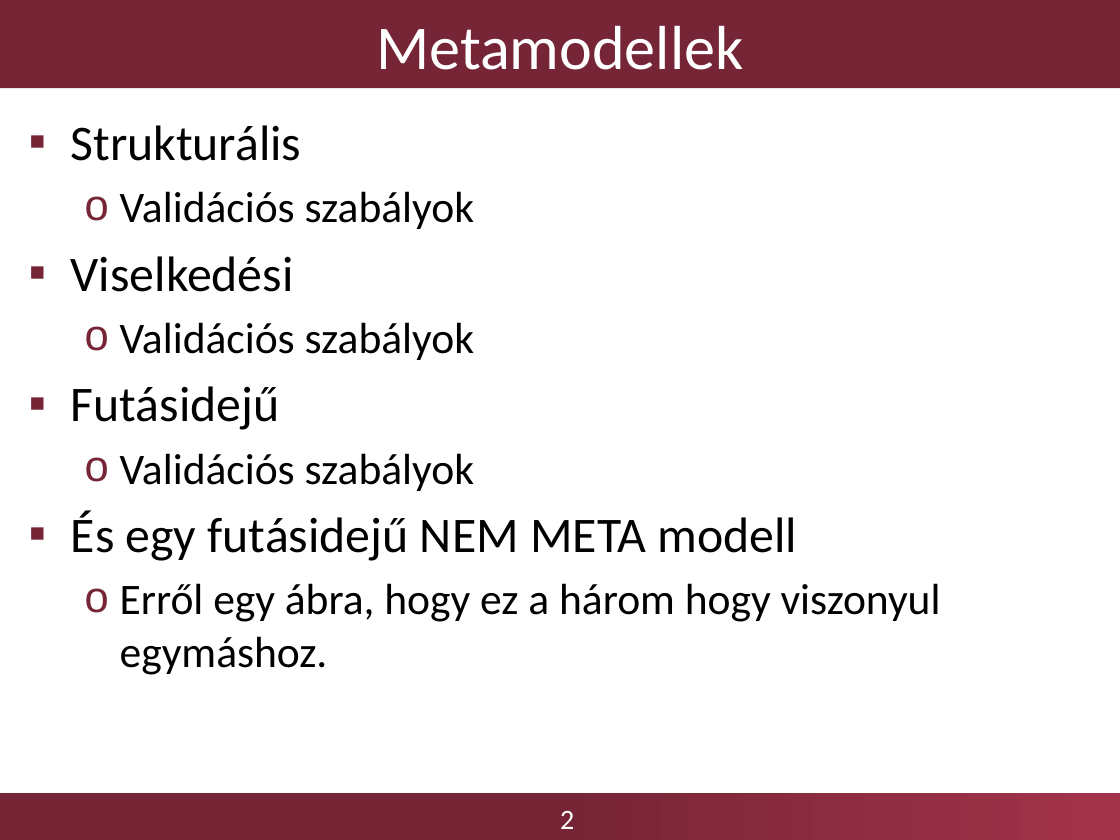
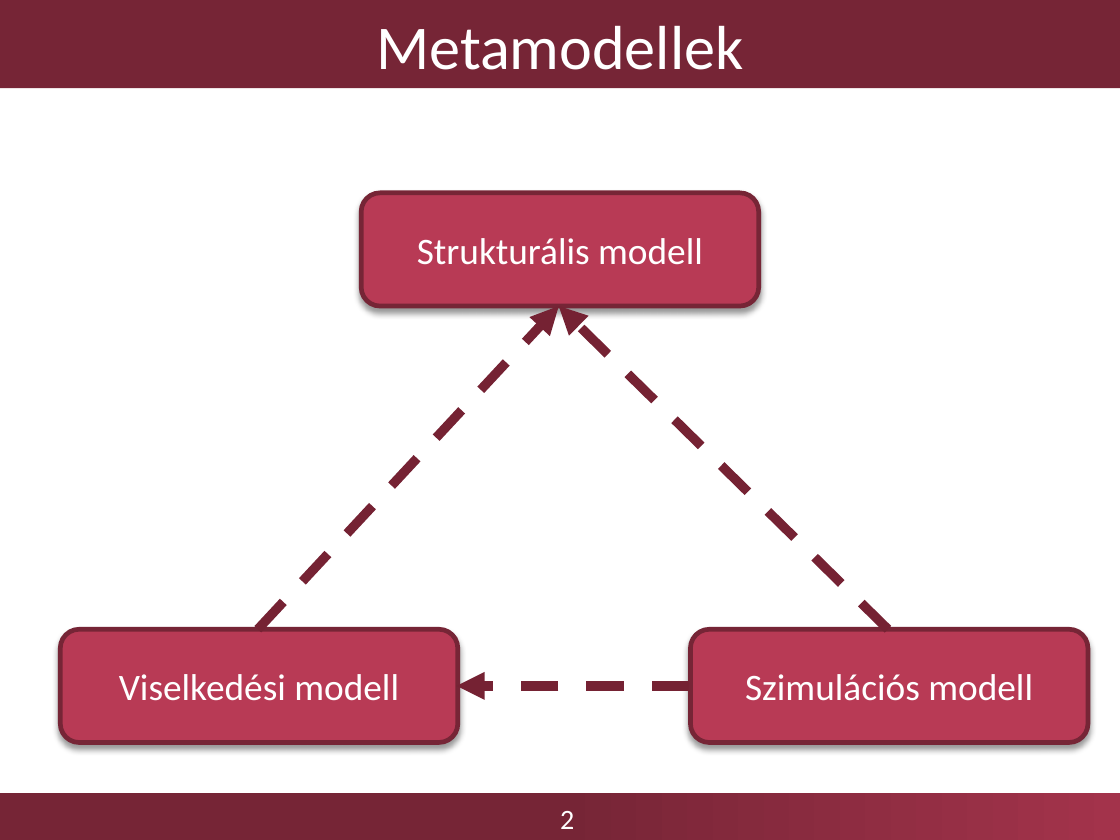
Before and after one commit to FTSRG-MDSD/MDSD-2016-kortargyalo, a slide deck: slide 2 of Presentations/01/mdsd1.pptx. Drawn at 1120x840 pixels with LibreOffice and Linux fonts; fonts in the diff are those of the drawing; background and template pictures are left out. Boxes give left, top, right and bottom in pixels: in the first picture for what was removed or moved away, otherwise in the second. Text is boxed around its words. In the diff, an @@ line names an element or a change of style, - is before the commit and + after.

```diff
--- a/Presentations/01/mdsd1.pptx
+++ b/Presentations/01/mdsd1.pptx
@@ text removed at <box>71,125,941,675</box> @@
-▪ Strukturális
-  o Validációs szabályok
-▪ Viselkedési
-  o Validációs szabályok
-▪ Futásidejű
-  o Validációs szabályok
-▪ És egy futásidejű NEM META modell
-  o Erről egy ábra, hogy ez a három hogy viszonyul egymáshoz.
@@ rounded rectangle added at <box>362,193,759,306</box>, fill #B83A55, outline #762536 3 pt, 24 pt, text #FFFFFF @@
+Strukturális modell
@@ arrow added from (258, 629) to (559, 306), #752234 6 pt dashed @@
@@ arrow added from (888, 629) to (559, 306), #752234 6 pt dashed @@
@@ rounded rectangle added at <box>60,629,458,743</box>, fill #B83A55, outline #762536 3 pt, 24 pt, text #FFFFFF @@
+Viselkedési modell
@@ rounded rectangle added at <box>690,629,1088,743</box>, fill #B83A55, outline #762536 3 pt, 24 pt, text #FFFFFF @@
+Szimulációs modell
@@ arrow added from (689, 685) to (457, 685), #752234 6 pt dashed @@
```
Also in this commit, not shown: 5 other slides changed, 1 other file.
